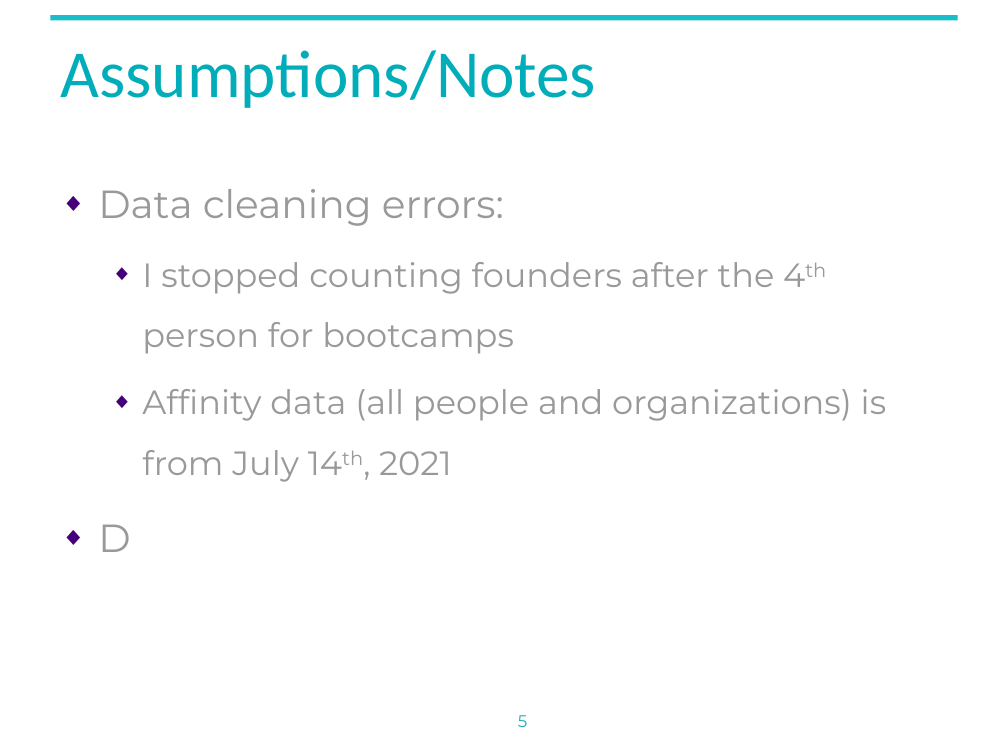
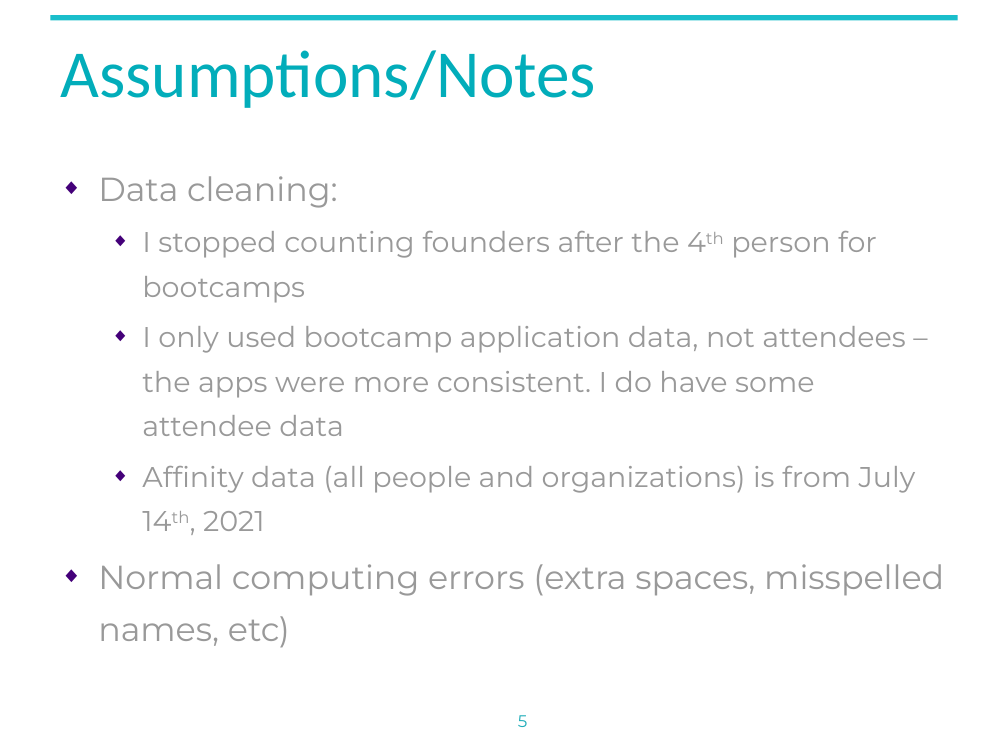
Before and after one commit to gwharris/NYU_network_analysis, a slide deck: slide 5 of reports/interim_presentation.pptx. Drawn at 1008x756 pixels with LibreOffice and Linux fonts; fonts in the diff are those of the drawing; background and template pictures are left out. Boxes give left, top, right and bottom in pixels: in the first picture for what was removed or moved away, otherwise in the second. Text is boxed around its words. In the diff, an @@ line names an element or a change of style, - is before the commit and + after.

```diff
--- a/reports/interim_presentation.pptx
+++ b/reports/interim_presentation.pptx
@@ text at (x1=98, y1=176, x2=338, y2=208): text changed; size 28 to 23.8 pt @@
-◆ Data cleaning errors:
+◆ Data cleaning:
@@ text at (x1=142, y1=231, x2=916, y2=531): size 24 to 20.4 pt in "I stopped counting founders after the 4th ...", "Affinity data (all people and organizations) is ..."; line spacing 1.5 to 1.3 @@
@@ text at (x1=142, y1=326, x2=906, y2=436): paragraph added @@
+  ◆ I only used bootcamp application data, not attendees – the apps were more consistent. I do have some attendee data
@@ text at (x1=98, y1=564, x2=944, y2=648): text changed; size 28 to 23.8 pt @@
-◆ D
+◆ Normal computing errors (extra spaces, misspelled names, etc)
```
Also in this commit, not shown: 1 other file.
